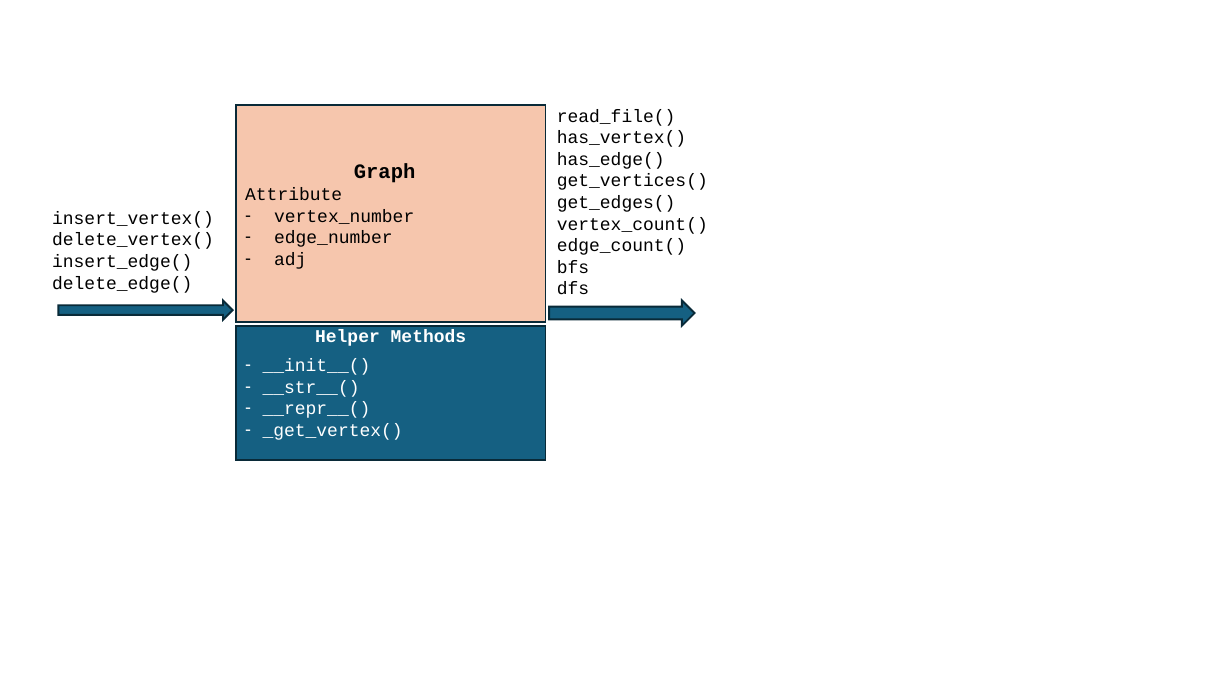
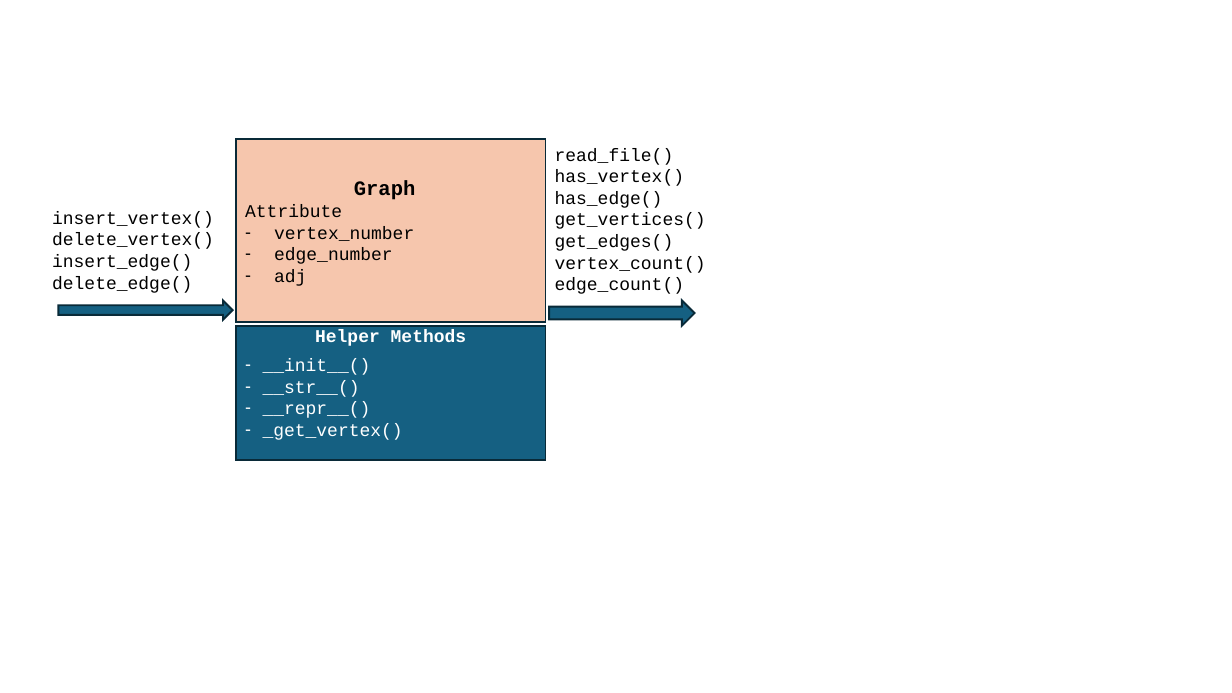
Before and after one commit to mingfujacky/Lecture-DSA-2.0, a slide deck: slide 4 of asset/ppt/ch10_graph.pptx. Drawn at 1232x693 pixels with LibreOffice and Linux fonts; fonts in the diff are those of the drawing. Boxes give left, top, right and bottom in pixels: in the first picture for what was removed or moved away, otherwise in the second. Text is boxed around its words. In the diff, an @@ line names an element or a change of style, - is before the commit and + after.

```diff
--- a/asset/ppt/ch10_graph.pptx
+++ b/asset/ppt/ch10_graph.pptx
@@ rectangle "Graph": place and size @@
-rectangle "Graph" at bbox=[237, 104, 546, 322]
+rectangle "Graph" at bbox=[237, 139, 546, 322]
@@ text "read_file()": place and size @@
-text "read_file()" at bbox=[557, 109, 708, 295]
+text "read_file()" at bbox=[555, 148, 706, 294]
@@ text at bbox=[557, 260, 589, 295]: paragraphs removed @@
-bfs
-dfs
```
Also in this commit, not shown: 3 slides added, 12 other files.
